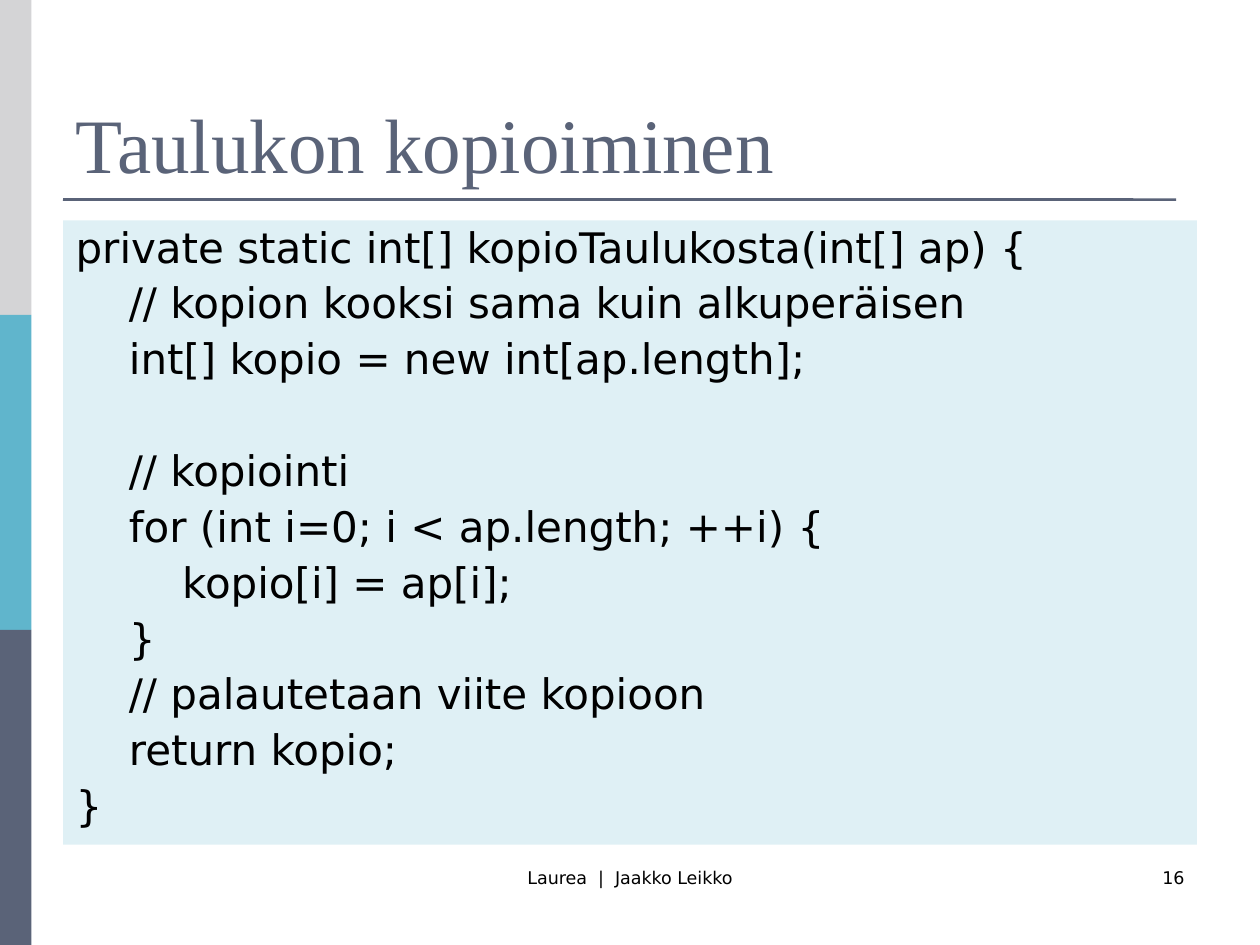
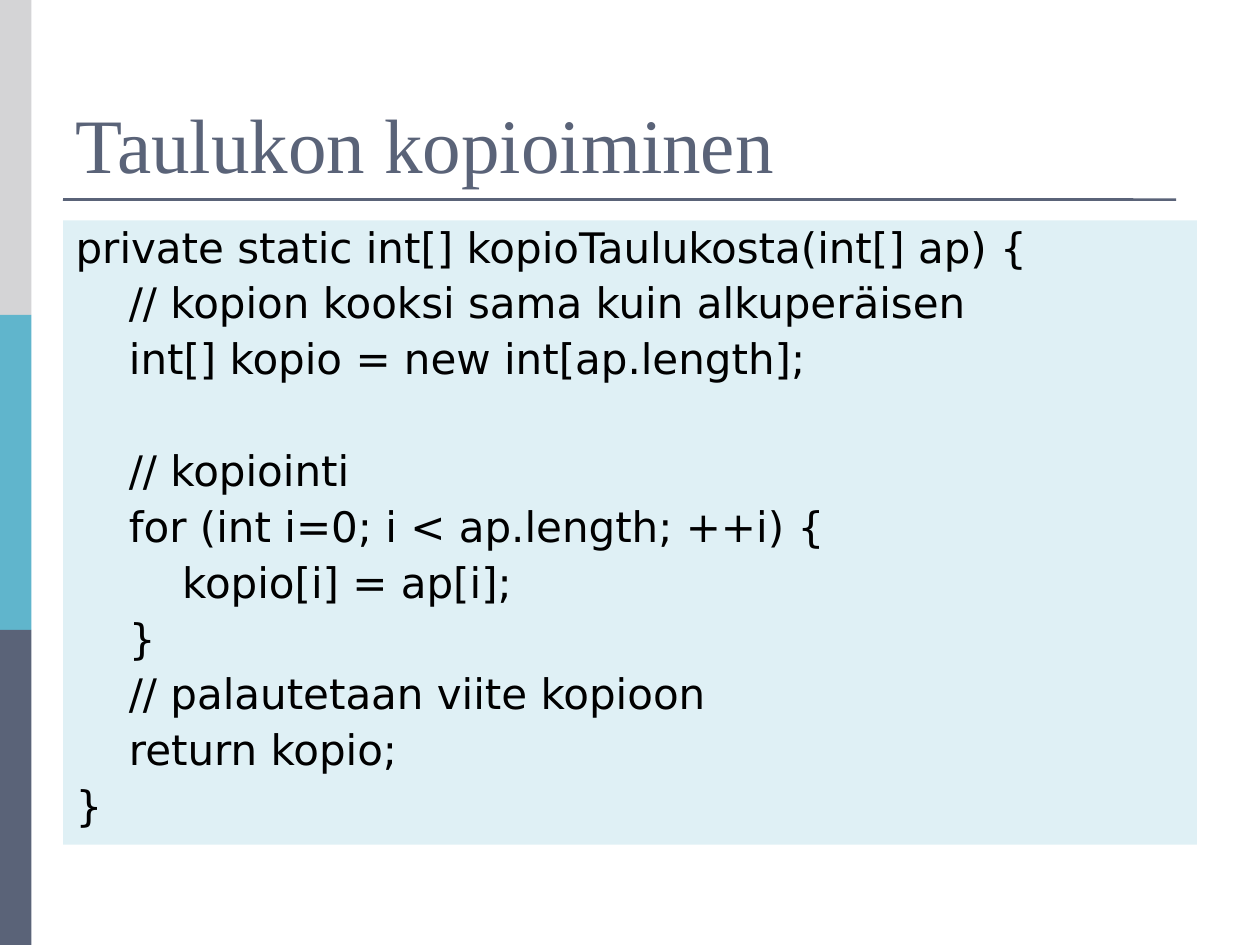
Before and after one commit to mjstenbe/OO_2017, a slide deck: slide 16 of Lecture materials (Antonius)/R0027_Luento-7-Taulukot.ppt. Drawn at 1260x945 pixels with LibreOffice and Linux fonts; fonts in the diff are those of the drawing. Boxes give left, top, right and bottom in pixels: in the first picture for what was removed or moved away, otherwise in the second. Text is boxed around its words. In the diff, an @@ line names an element or a change of style, - is before the commit and + after.

```diff
--- a/Lecture materials (Antonius)/R0027_Luento-7-Taulukot.ppt
+++ b/Lecture materials (Antonius)/R0027_Luento-7-Taulukot.ppt
@@ text removed at (x1=527, y1=871, x2=732, y2=888) @@
-Laurea | Jaakko Leikko
@@ page number removed at (x1=1162, y1=871, x2=1184, y2=885) @@
-16
```
Also in this commit, not shown: 16 other slides changed, 5 other files.
